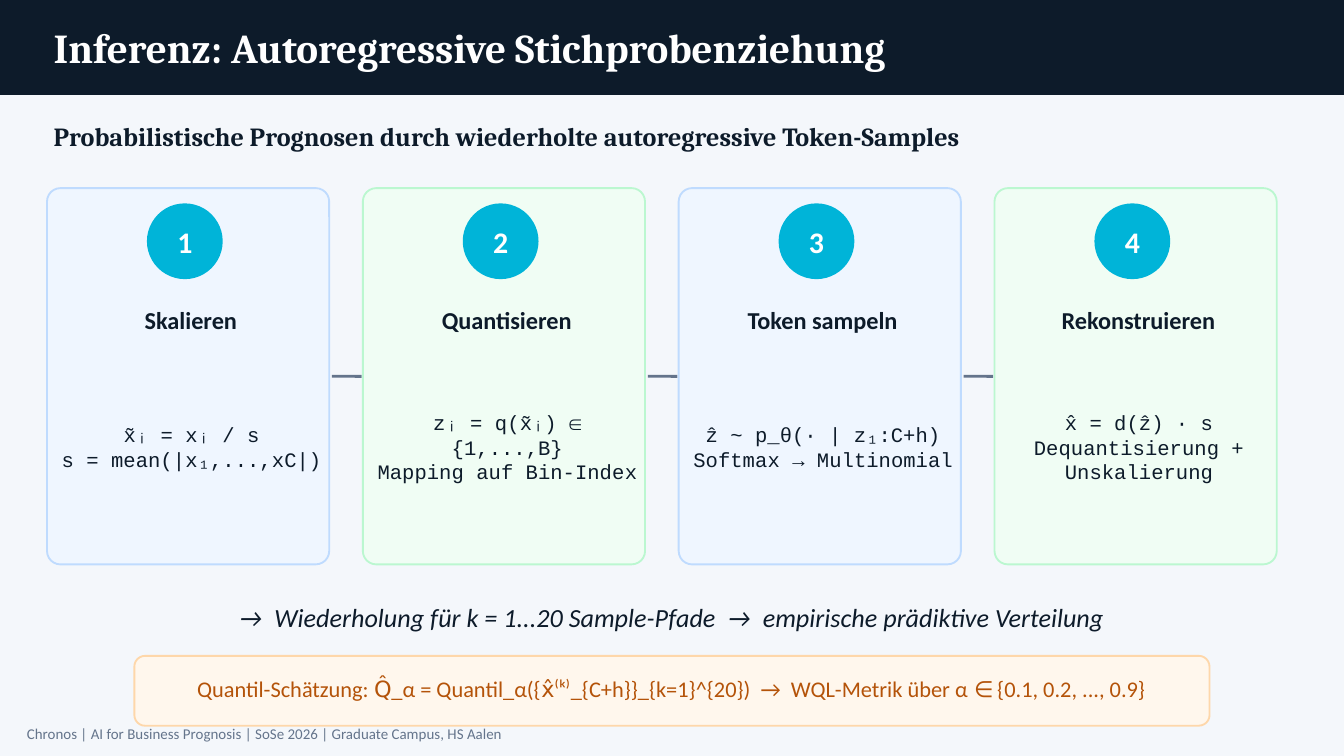
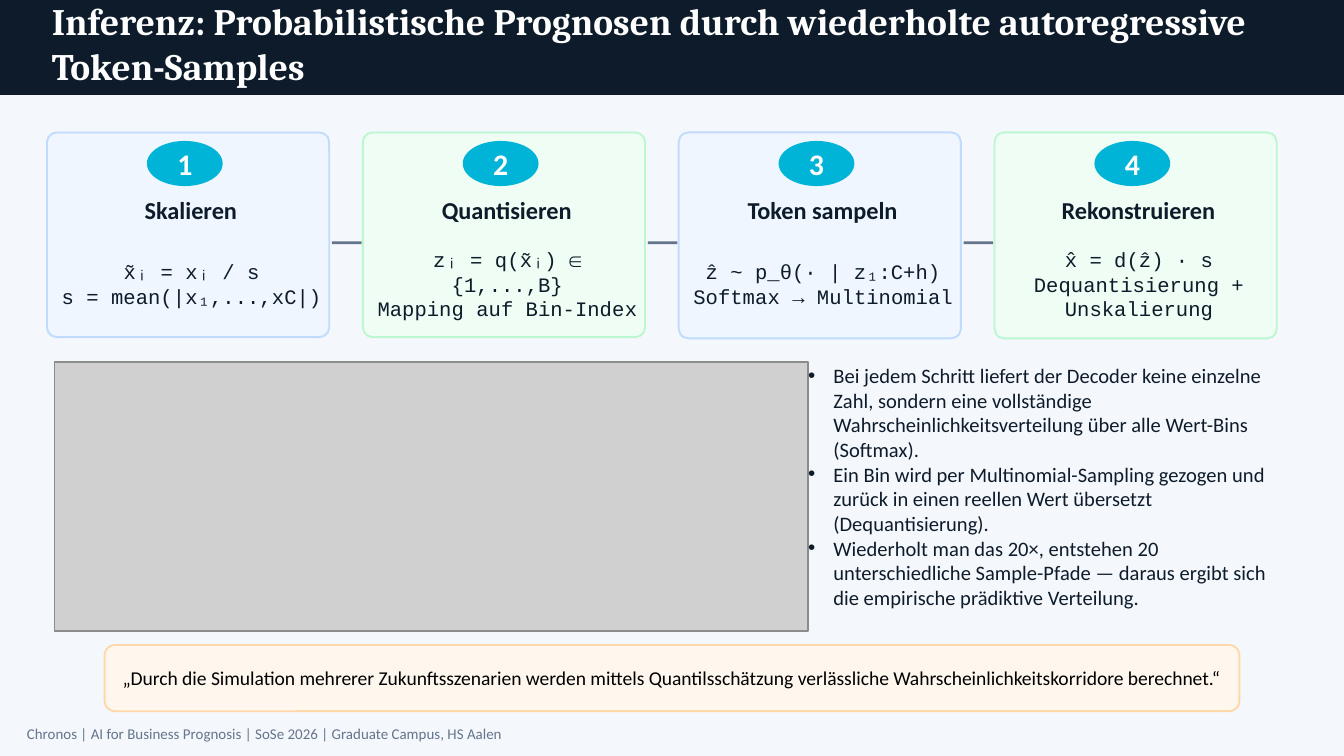
Before and after one commit to KaiSteffen/Business-Prognosis, a slide deck: slide 9 of chronos/presentation/Chronos_Praesentation.pptx (slide 12 before the commit). Drawn at 1344x756 pixels with LibreOffice and Linux fonts; fonts in the diff are those of the drawing; grey boxes stand for pictures. Boxes give left, top, right and bottom in pixels: in the first picture for what was removed or moved away, otherwise in the second. Text is boxed around its words. In the diff, an @@ line names an element or a change of style, - is before the commit and + after.

```diff
--- a/chronos/presentation/Chronos_Praesentation.pptx
+++ b/chronos/presentation/Chronos_Praesentation.pptx
@@ text at (52,8,1246,88): text changed; size 22 to 20 pt @@
-Inferenz: Autoregressive Stichprobenziehung
+Inferenz: Probabilistische Prognosen durch wiederholte autoregressive Token-Samples
@@ rounded rectangle: place and size @@
-rounded rectangle at (47,188,329,564)
+rounded rectangle at (47,133,329,337)
@@ text removed at (54,128,959,152) @@
-Probabilistische Prognosen durch wiederholte autoregressive Token-Samples
@@ text "1": place and size @@
-text "1" at (177,233,192,253)
+text "1" at (177,155,192,175)
@@ ellipse: place and size @@
-ellipse at (148,204,222,278)
+ellipse at (148,142,222,185)
@@ rounded rectangle: place and size @@
-rounded rectangle at (363,188,645,564)
+rounded rectangle at (363,133,645,337)
@@ text "2": place and size @@
-text "2" at (493,233,508,253)
+text "2" at (493,155,508,175)
@@ ellipse: place and size @@
-ellipse at (464,204,538,278)
+ellipse at (464,142,538,185)
@@ rounded rectangle: place and size @@
-rounded rectangle at (679,188,961,564)
+rounded rectangle at (679,133,961,339)
@@ text "3": place and size @@
-text "3" at (809,233,824,254)
+text "3" at (809,155,824,176)
@@ ellipse: place and size @@
-ellipse at (780,204,853,278)
+ellipse at (780,142,853,185)
@@ rounded rectangle: place and size @@
-rounded rectangle at (995,188,1277,564)
+rounded rectangle at (995,133,1277,339)
@@ text "4": place and size @@
-text "4" at (1125,233,1140,253)
+text "4" at (1125,155,1140,175)
@@ ellipse: place and size @@
-ellipse at (1095,204,1169,278)
+ellipse at (1095,142,1169,185)
@@ text "Skalieren": place and size @@
-text "Skalieren" at (145,312,237,329)
+text "Skalieren" at (145,202,237,219)
@@ text "Quantisieren": place and size @@
-text "Quantisieren" at (442,312,572,332)
+text "Quantisieren" at (442,202,572,222)
@@ text "Token sampeln": place and size @@
-text "Token sampeln" at (748,312,897,333)
+text "Token sampeln" at (748,202,897,223)
@@ text "Rekonstruieren": place and size @@
-text "Rekonstruieren" at (1062,312,1215,329)
+text "Rekonstruieren" at (1062,202,1215,219)
@@ text "x̃ᵢ = xᵢ / s": place and size @@
-text "x̃ᵢ = xᵢ / s" at (62,428,321,472)
+text "x̃ᵢ = xᵢ / s" at (62,265,321,309)
@@ text "zᵢ = q(x̃ᵢ) ∈ {1,...,B}": place and size @@
-text "zᵢ = q(x̃ᵢ) ∈ {1,...,B}" at (378,415,637,484)
+text "zᵢ = q(x̃ᵢ) ∈ {1,...,B}" at (378,253,637,321)
@@ text "ẑ ~ p_θ(· | z₁:C+h)": place and size @@
-text "ẑ ~ p_θ(· | z₁:C+h)" at (693,428,953,468)
+text "ẑ ~ p_θ(· | z₁:C+h)" at (693,265,953,305)
@@ text "x̂ = d(ẑ) · s": place and size @@
-text "x̂ = d(ẑ) · s" at (1034,415,1219,484)
+text "x̂ = d(ẑ) · s" at (1034,253,1219,321)
@@ 3 lines: place and size @@
-3 lines at (332,376,993,376)
+3 lines at (332,243,993,243)
@@ picture added at (55,362,809,630) @@
@@ text added at (833,368,1265,609), 11 pt, text #0D1B2A @@
+• Bei jedem Schritt liefert der Decoder keine einzelne Zahl, sondern eine vollständige Wahrscheinlichkeitsverteilung über alle Wert-Bins (Softmax).
+• Ein Bin wird per Multinomial-Sampling gezogen und zurück in einen reellen Wert übersetzt (Dequantisierung).
+• Wiederholt man das 20×, entstehen 20 unterschiedliche Sample-Pfade — daraus ergibt sich die empirische prädiktive Verteilung.
@@ text removed at (274,609,1103,632) @@
-→ Wiederholung für k = 1...20 Sample-Pfade → empirische prädiktive Verteilung
@@ rounded rectangle: place and size @@
-rounded rectangle at (134,656,1210,726)
+rounded rectangle at (105,645,1239,711)
@@ text at (123,671,1220,689): text changed; size 12 to 10.5 pt; text colour #B45309 to #000000 @@
-Quantil-Schätzung: Q̂_α = Quantil_α({x̂⁽ᵏ⁾_{C+h}}_{k=1}^{20}) → WQL-Metrik über α ∈ {0.1, 0.2, ..., 0.9}
+„Durch die Simulation mehrerer Zukunftsszenarien werden mittels Quantilsschätzung verlässliche Wahrscheinlichkeitskorridore berechnet.“
```
Also in this commit, not shown: 14 other slides changed, 12 slides added, 24 slides removed.
